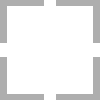
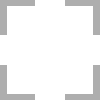
Layers edited between the first and the second 100×100 image:
painted on "Walls" over [0, 0, 100, 100]
